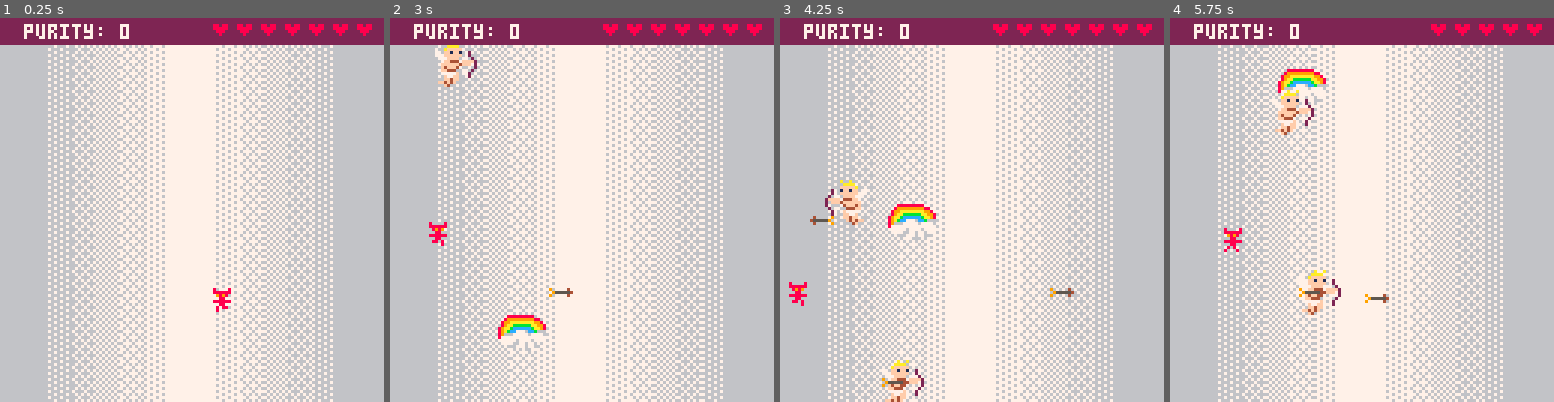
Above: before the commit, frames 1-4 (left to right).
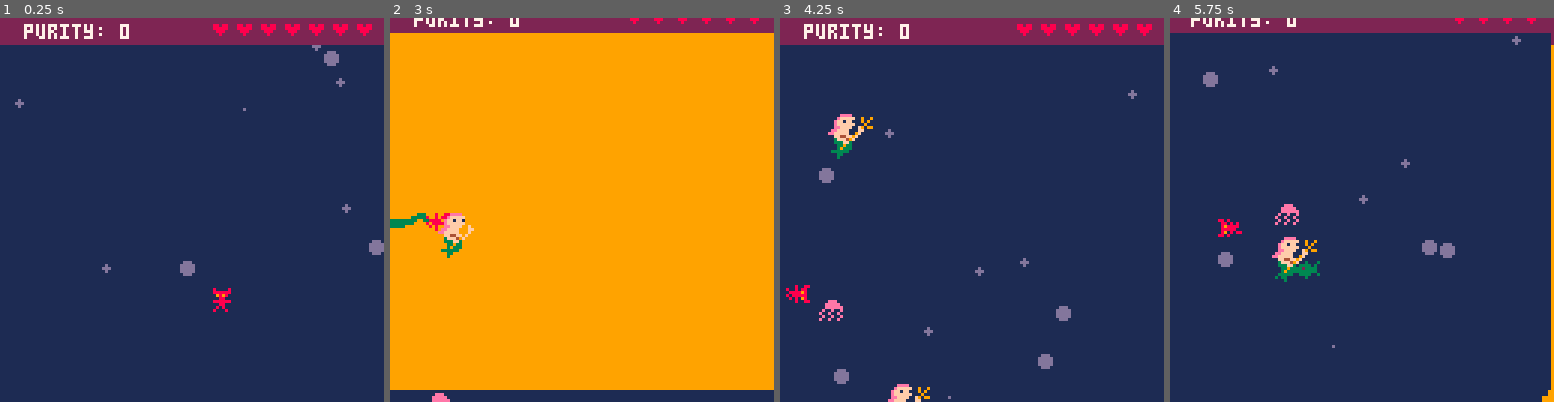
Above: after the commit, the same moments.

Repository: MCSDWVL/picopcp
Game: PICO-8 cartridge helloworld.p8
The game is run twice, just before and just after one commit, with the same random seed, the same clock (stepped at 60 frames per second) and the same inputs.
Inputs:
- Up to frame 1 (0.25 s): no input
- Up to frame 2 (3 s): hold Right 1.6-2.1 s; hold Up 2.15-2.42 s; hold Right from 2.47 s (still down)
- Up to frame 3 (4.25 s): release Right at 3.03 s; hold Left 3.08-3.58 s; hold Down 3.63-3.97 s; hold Right from 4.02 s (still down)
- Up to frame 4 (5.75 s): release Right at 4.68 s; hold Up 4.73-5.03 s; hold Left 5.08-5.68 s; hold Down from 5.73 s (still down)

The runs differ from the first frame. In frame 1, 93% of the frame differs, in the area x 0-100%, y 7-100%; in frame 2, 97%, in the area x 0-100%, y 0-100%; in frame 3, 93%; in frame 4, 97%.

Commit message:
no more dying in hell

Diff:
--- a/helloworld.p8
+++ b/helloworld.p8
@@ -473,17 +473,12 @@
    dx=0,
    dy=0,
    nocollide=true,
-   --update=function(self)
-   -- if t%10 == 0 then
-   --		if self.up then
-   --			self.y -= 1
-   --			self.up = false
-   --		else
-   --			self.y += 1
-   --			self.up = true
-   -- 	end
-   -- end
-   --end
+   init = function(self)
+     self.start_x = self.x
+   end,
+   update = function(self)
+     self.x = self.start_x + 3*sin(time())
+   end,
   }
 }
 
@@ -654,12 +649,18 @@
   hell = {
    song = songs.hell,
    init = function(self)
+   foreach(actors, function(actor)
+      if(actor ~= pl) then
+       del(actors, actor)
+      end
+    end)
     pl.frames={216,217}
     self.demons = {}
     pl_control = false
     pl.x=58
     pl.y=-10
     pl.dy=2
+    pl.dx=0
 
     for j=0,15 do
     	if (j < 5 or j >10) then
@@ -715,7 +716,7 @@
   levels.ocean,
   levels.hell
 }
-current_level_idx = 1
+current_level_idx = 4
 current_level = ordered_levels[current_level_idx]
 
 -- create a shallow copy of a prefab
